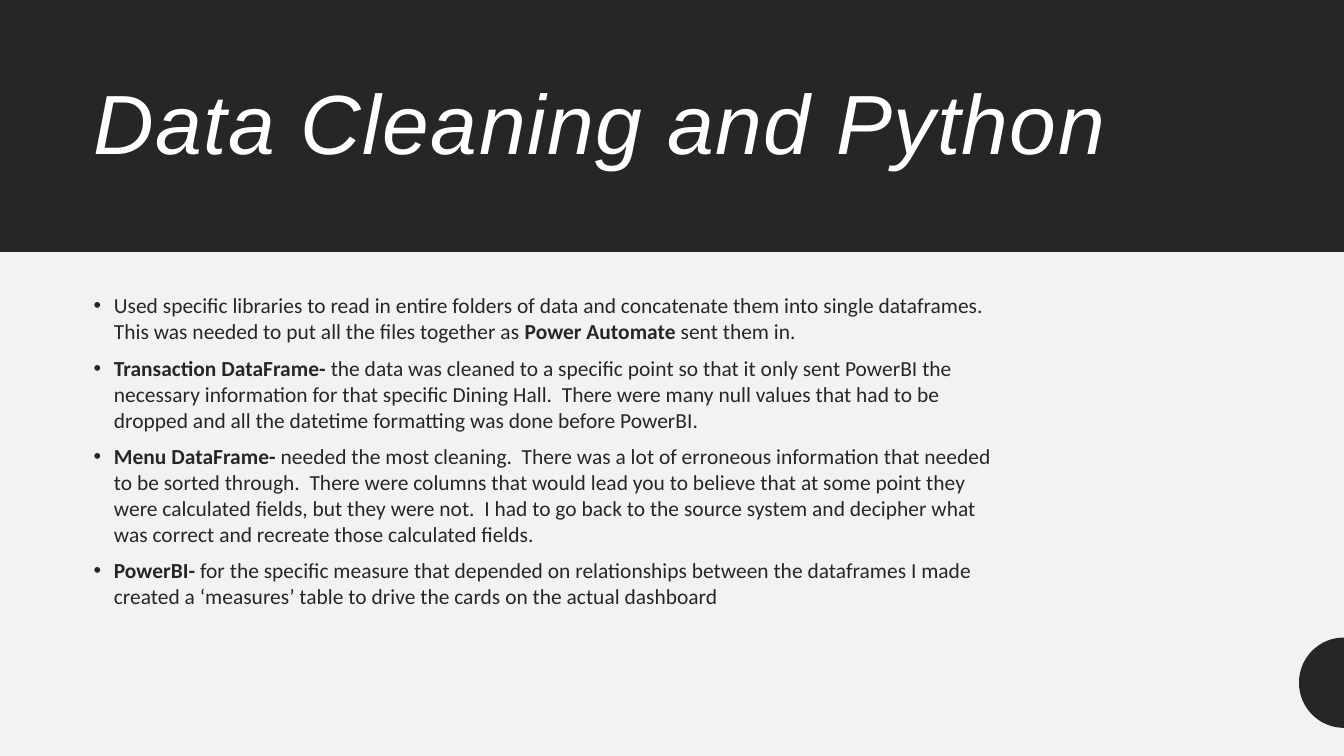
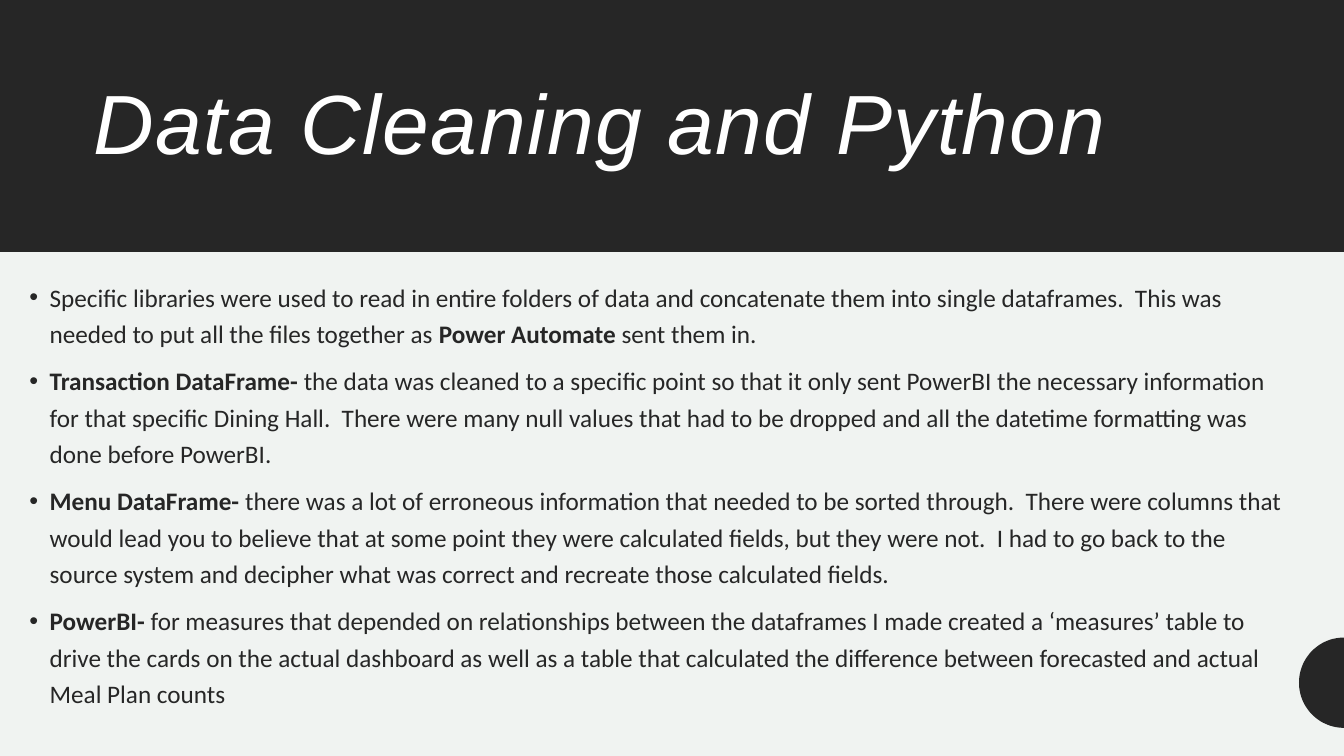
Before and after one commit to meferral/Menu_Dashboard, a slide deck: slide 8 of Capstone_Menu_Dashboard.pptx (slide 7 before the commit). Drawn at 1344x756 pixels with LibreOffice and Linux fonts; fonts in the diff are those of the drawing. Boxes give left, top, right and bottom in pixels: in the first picture for what was removed or moved away, otherwise in the second. Text is boxed around its words. In the diff, an @@ line names an element or a change of style, - is before the commit and + after.

```diff
--- a/Capstone_Menu_Dashboard.pptx
+++ b/Capstone_Menu_Dashboard.pptx
@@ text "Specific libraries were used to ..." moved from (x1=114, y1=298, x2=990, y2=604) to (x1=50, y1=289, x2=1281, y2=703) @@
@@ text at (x1=50, y1=289, x2=1222, y2=348): text changed; size 15.3 to 18 pt @@
-    • Used specific libraries to read in entire folders of data and concatenate them into single dataframes. This was needed to put all the files together as Power Automate sent them in.
+    • Specific libraries were used to read in entire folders of data and concatenate them into single dataframes. This was needed to put all the files together as Power Automate sent them in.
@@ text at (x1=50, y1=372, x2=1265, y2=463): size 15.3 to 18 pt in "Transaction DataFrame- the data was cleaned to ..."; line spacing 1 to 1.2 @@
@@ text at (x1=50, y1=492, x2=1281, y2=703): text changed; size 15.3 to 18 pt @@
-    • Menu DataFrame- needed the most cleaning. There was a lot of erroneous information that needed to be sorted through. There were columns that would lead you to believe that at some point they were calculated fields, but they were not. I had to go back to the source system and decipher what was correct and recreate those calculated fields.
-    • PowerBI- for the specific measure that depended on relationships between the dataframes I made created a ‘measures’ table to drive the cards on the actual dashboard
+    • Menu DataFrame- there was a lot of erroneous information that needed to be sorted through. There were columns that would lead you to believe that at some point they were calculated fields, but they were not. I had to go back to the source system and decipher what was correct and recreate those calculated fields.
+    • PowerBI- for measures that depended on relationships between the dataframes I made created a ‘measures’ table to drive the cards on the actual dashboard as well as a table that calculated the difference between forecasted and actual Meal Plan counts
```
Also in this commit, not shown: 6 other slides changed, 1 slide added, 6 other files.
